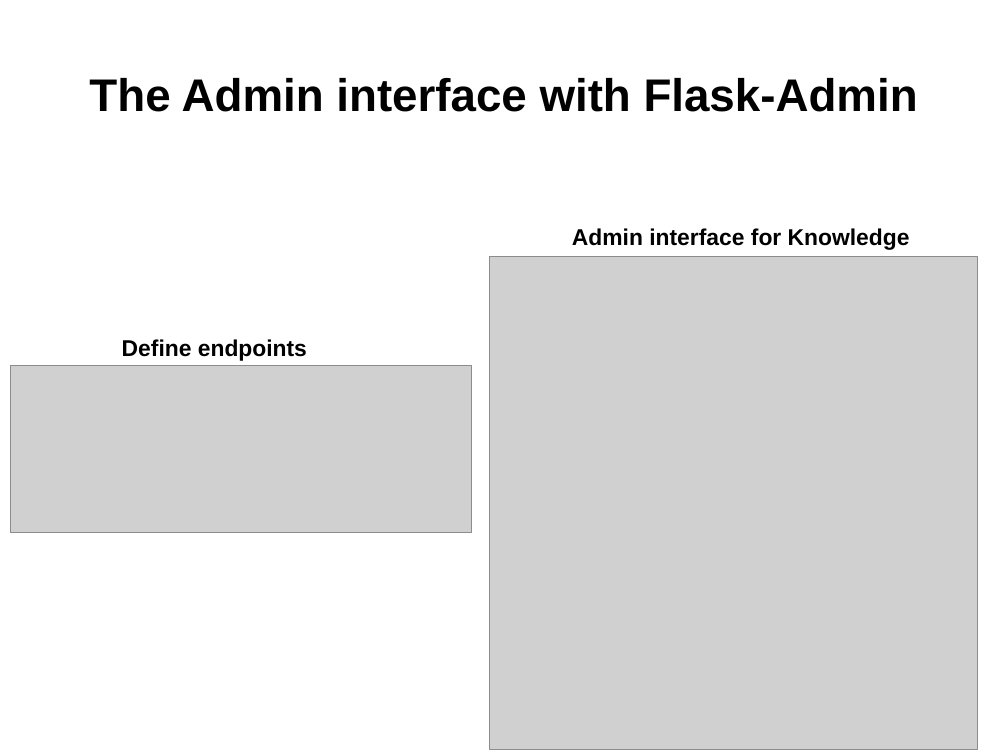
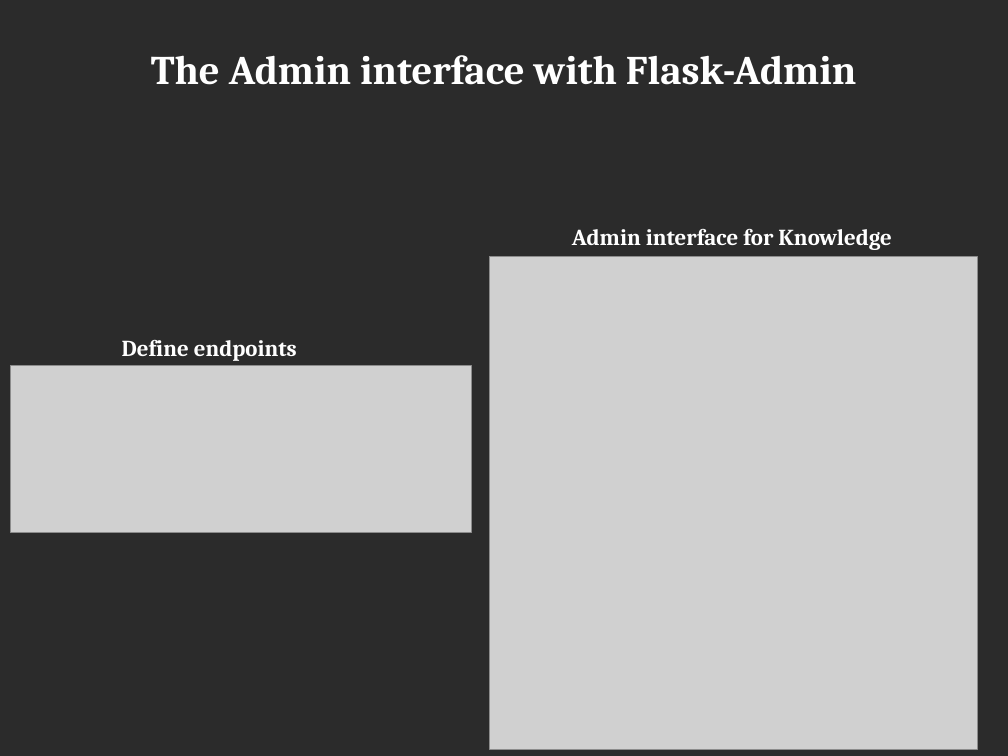
Before and after one commit to hachreak/invenio-devforum-knowledge-2.0, a slide deck: slide 12 of presentation.odp. Drawn at 1008x756 pixels with LibreOffice and Linux fonts; fonts in the diff are those of the drawing; grey boxes stand for pictures; background and template pictures are left out; a plain dark background stands for a picture behind light text. Boxes give left, top, right and bottom in pixels: in the first picture for what was removed or moved away, otherwise in the second. Text is boxed around its words. In the diff, an @@ line names an element or a change of style, - is before the commit and + after.

```diff
--- a/presentation.odp
+++ b/presentation.odp
@@ background #FFFFFF to picture (left out) @@
@@ title "The Admin interface with Flask-Admin": place and size @@
-title "The Admin interface with Flask-Admin" at [89,78,918,112]
+title "The Admin interface with Flask-Admin" at [151,55,856,85]
@@ title "The Admin interface with Flask-Admin" at [151,55,856,85]: size 36 to 32 pt, font Arial to Cambria, text colour #000000 to #FFFFFF @@
@@ text "Admin interface for Knowledge" at [572,229,892,250]: font Arial to Cambria, text colour #000000 to #FFFFFF @@
@@ text "Define endpoints" at [122,340,297,361]: font Arial to Cambria, text colour #000000 to #FFFFFF @@
```
Also in this commit, not shown: 16 other slides changed, 1 other file.
